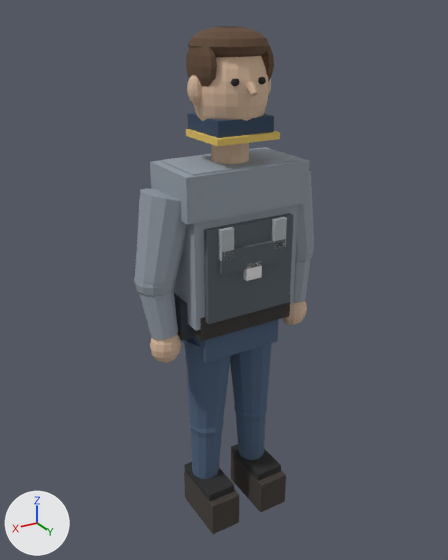
A saved change to the OBJ model godot/assets/models/police_character.obj.
The view is the same before and after, from a 50 mm lens placed at (1.25, 2.04, 2.17), pointed at (0.01, -0.02, 1.14). Lighting does not change. The marker at lower left points along +X, +Y and +Z. The first picture is the older version. Where no turn or scale is listed for an object, it has been applied to the vertices. Vertices at exactly the same position are counted once.

Names of what the first picture shows: 'police_character'.
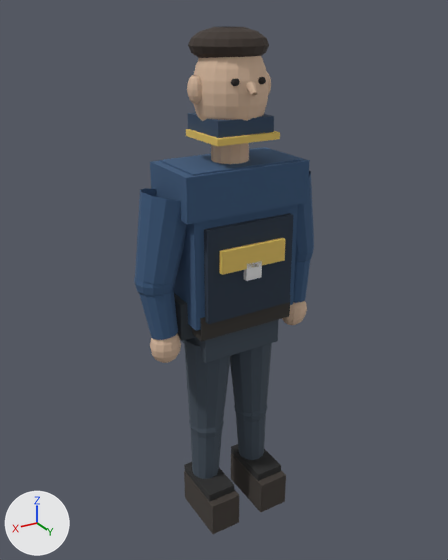
Commit message: Refine standalone police character mesh

What differs and where, as boxes [x1, y1, x2, y2] in the pictures (448 x 560 px):
part 1 of me_police_character, deleted (brown)
    before: [186, 46, 217, 87]
part 2 of me_police_character, deleted (mostly hidden)
    before: [261, 45, 274, 82]
part 3 of me_police_character, deleted
    before: [272, 217, 287, 249]
part 4 of me_police_character, deleted
    before: [219, 227, 234, 261]
part 5 of me_police_character, deleted
    before: [141, 92, 311, 201]
part 6 of me_police_character, deleted
    before: [186, 338, 200, 346]
part 7 of me_police_character, recoloured
    both: [182, 319, 279, 479]
part 8 of me_police_character, recoloured (grey to dark blue)
    both: [134, 147, 314, 340]
part 9 of me_police_character, recoloured (dark grey to yellow)
    both: [219, 240, 285, 275]
part 10 of me_police_character, recoloured (dark grey to dark blue)
    both: [204, 213, 294, 324]
part 11 of me_police_character, recoloured
    both: [188, 27, 269, 58]

The change in detail:
Material 'hair_dark' (mat_hair_dark) is new.
Its base color is (0.045, 0.032, 0.025) (brown #3c322c).
Its roughness is 0.866.
Material 'uniform_dark' (mat_uniform_dark) is new.
Its base color is (0.055, 0.075, 0.1) (greyish blue #424d59).
Its roughness is 1.0.
Material 'police_gear' (mat_police_gear) is new.
Its base color is (0.025, 0.04, 0.065) (dark blue #2c3848).
Its roughness is 1.0.
Material 'uniform_blue' (mat_uniform_blue) is new.
Its base color is (0.045, 0.1, 0.2) (dark blue #3c597c).
Its roughness is 1.0.
me_police_character is used by ob_police_character; location (0.0, 0.0, 0.0).
me_police_character had 1654 vertices, 1328 faces and spanned x -0.42..0.42, y -0.15..0.19, z 0.01..2.13.
me_police_character no longer uses material mat_metal (grey #adb5b8).
me_police_character now has 1494 vertices, 1176 faces and spans x -0.42..0.42, y -0.15..0.19, z 0.01..2.13.
me_police_character part 1: the loose piece of 70 vertices spanning x 0.09..0.16, y -0.1..0.09, z 1.92..2.08 is deleted.
me_police_character part 2: the loose piece of 70 vertices spanning x -0.16..-0.09, y -0.1..0.09, z 1.92..2.08 is deleted.
me_police_character part 3: the loose piece of 8 vertices spanning x -0.15..-0.09, y 0.16..0.18, z 1.32..1.44 is deleted.
me_police_character part 4: the loose piece of 8 vertices spanning x 0.09..0.15, y 0.16..0.18, z 1.32..1.44 is deleted.
Part 5, on me_police_character:
4 vertices are removed from x -0.12..0.12, y 0.0, z 1.91..2.09.
6 faces are deleted.
Part 6, on me_police_character:
8 faces are deleted.
me_police_character part 7: 198 faces spanning x -0.21..0.21, y -0.11..0.11, z 0.16..1.11 switch from mat_denim (dark blue #4d617c) to mat_uniform_dark (greyish blue #424d59).
me_police_character part 8: 204 faces spanning x -0.42..0.42, y -0.15..0.15, z 0.98..1.65 switch from mat_shirt (grey #959ea8) to mat_uniform_blue (dark blue #3c597c).
me_police_character part 9: 6 faces spanning x -0.14..0.14, y 0.16..0.18, z 1.26..1.36 switch from mat_fabric_dark (dark grey #596169) to mat_badge_gold (yellow #e5c461).
me_police_character part 10: 6 faces spanning x -0.19..0.19, y 0.13..0.16, z 1.06..1.44 switch from mat_fabric_dark (dark grey #596169) to mat_police_gear (dark blue #2c3848).
me_police_character part 11: 108 faces spanning x -0.15..0.15, y -0.15..0.13, z 2.0..2.13 switch from mat_hair_brown (brown #614835) to mat_hair_dark (brown #3c322c).
Other edits to the shape of me_police_character do not show in these pictures.
